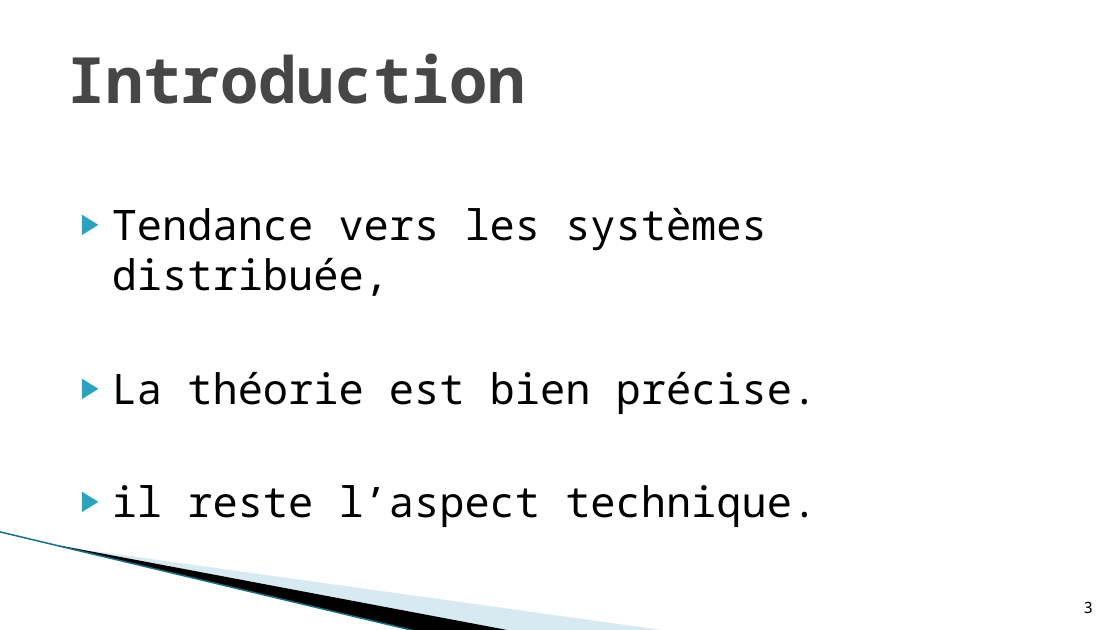
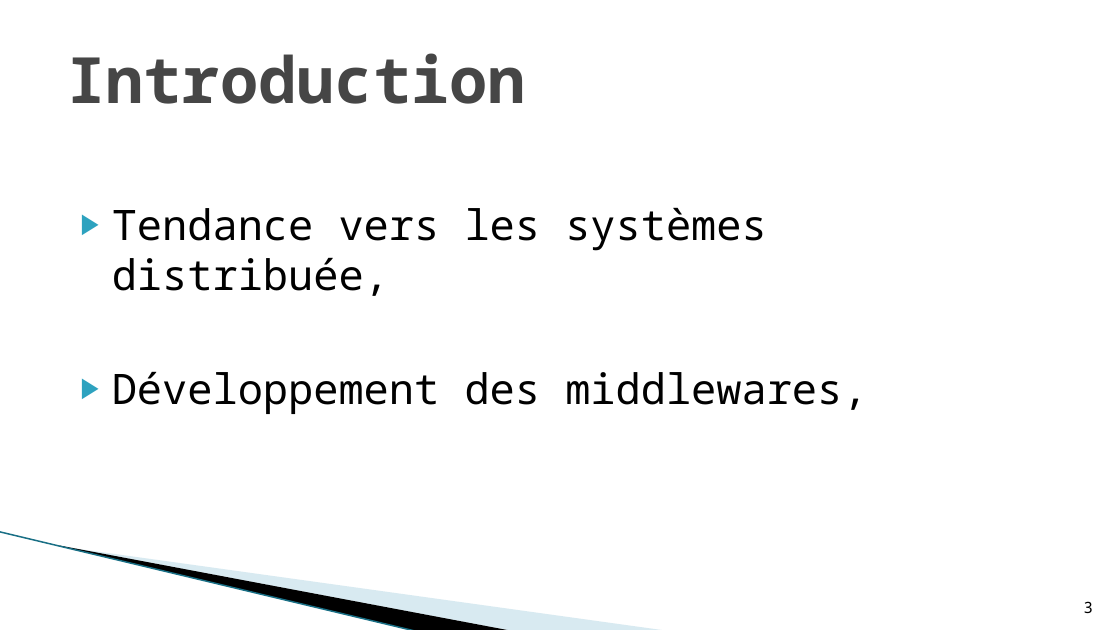
Before and after one commit to soufianeBenRahim/memoire-master, a slide deck: slide 3 of presentation-final.pptx. Drawn at 1120x630 pixels with LibreOffice and Linux fonts; fonts in the diff are those of the drawing; background and template pictures are left out. Boxes give left, top, right and bottom in pixels: in the first picture for what was removed or moved away, otherwise in the second. Text is boxed around its words. In the diff, an @@ line names an element or a change of style, - is before the commit and + after.

```diff
--- a/presentation-final.pptx
+++ b/presentation-final.pptx
@@ text at <box>112,371,867,414</box>: text changed @@
-▶ La théorie est bien précise.
-▶ il reste l’aspect technique.
+▶ Développement des middlewares,
```
Also in this commit, not shown: 7 other slides changed, 20 slides added, 9 slides removed, 1 other file.
